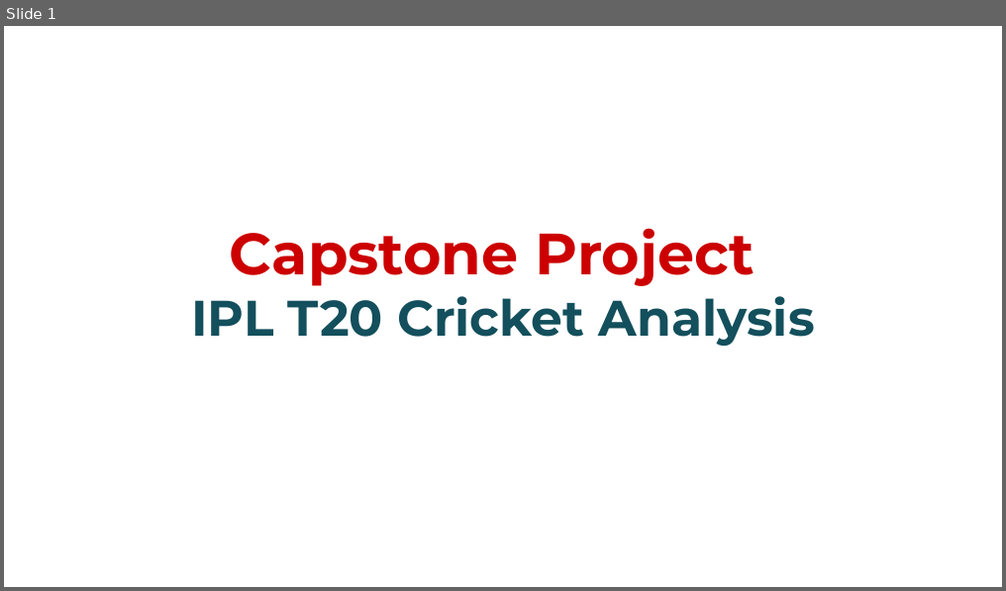
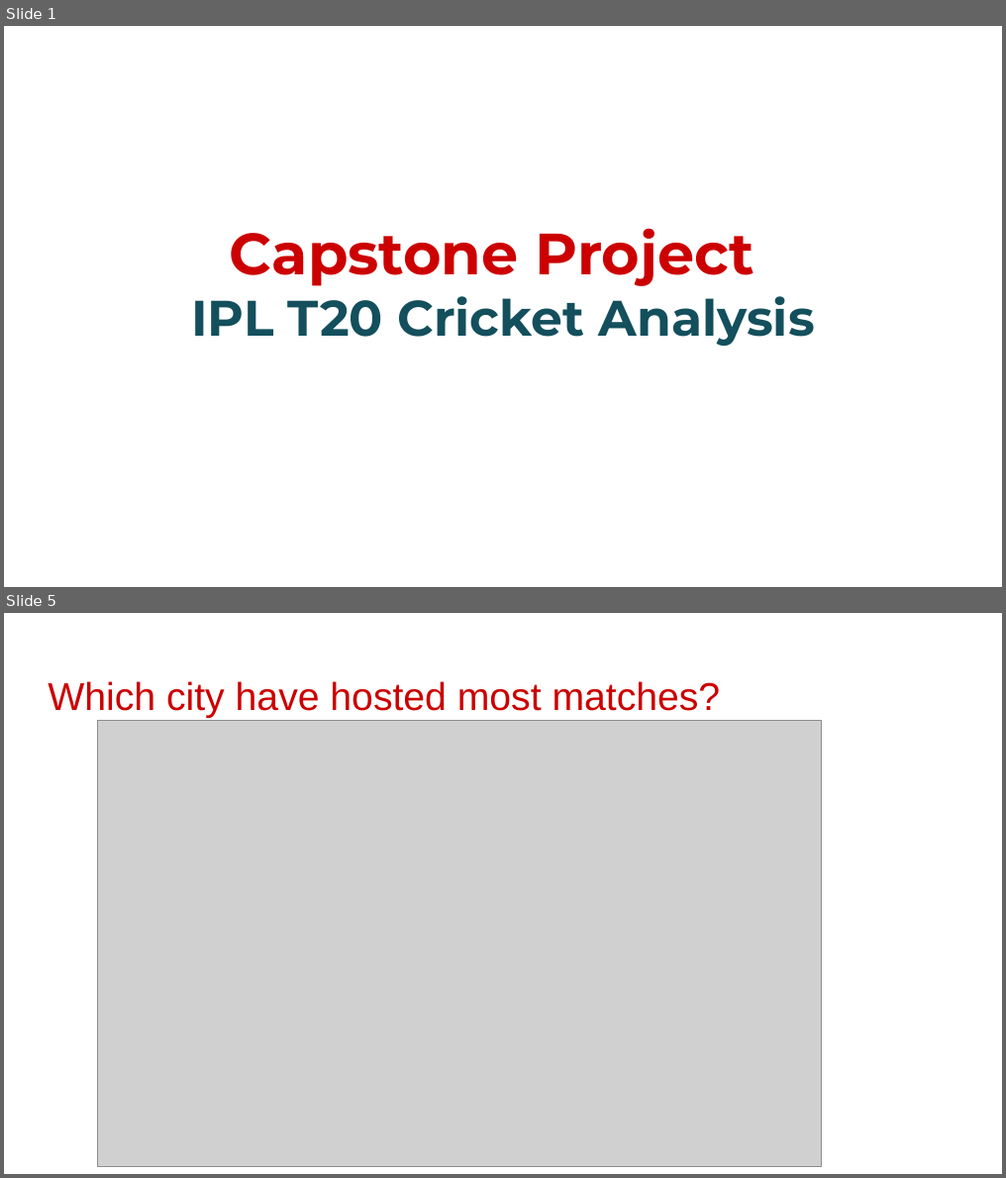
Before and after one commit to Pradip240/IPL-T20-Cricket-Analysis, a slide deck: CapstoneProjectPresentation.pptx. Shown one above the other, each under a label of ours: slide 1 before the commit, slides 1 and 5 after it; the slides between them are not shown. The pictures are 1006x591 and 1006x1178 pixels, drawn with LibreOffice and Linux fonts; fonts in the diff are those of the drawing; grey boxes stand for pictures; background and template pictures are left out. Boxes give left, top, right and bottom in pixels: in the first picture for what was removed or moved away, otherwise in the second. Text is boxed around its words. In the diff, an @@ line names an element or a change of style, - is before the commit and + after.

```diff
--- a/CapstoneProjectPresentation.pptx
+++ b/CapstoneProjectPresentation.pptx
@@ slide 5 added at (4,613,1002,1174), background #FFFFFF @@
@@ title added at (48,681,721,718), 28 pt, text #CC0000 @@
+Which city have hosted most matches?
@@ picture added at (97,721,822,1166) @@
```
Also in this commit, not shown: 11 other slides added.
